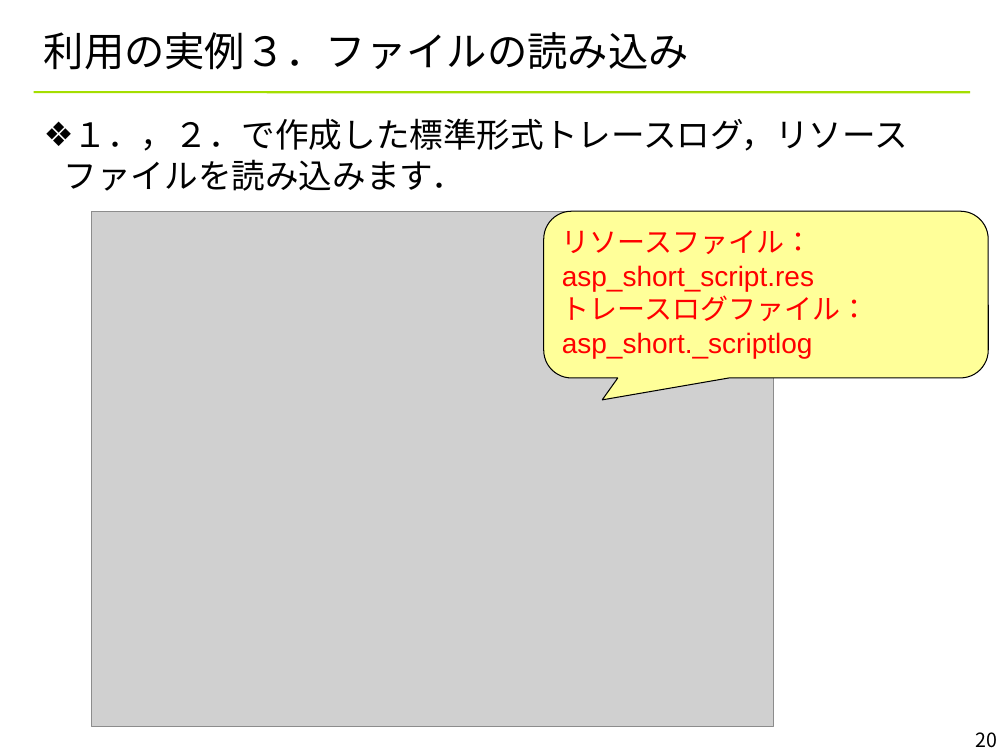
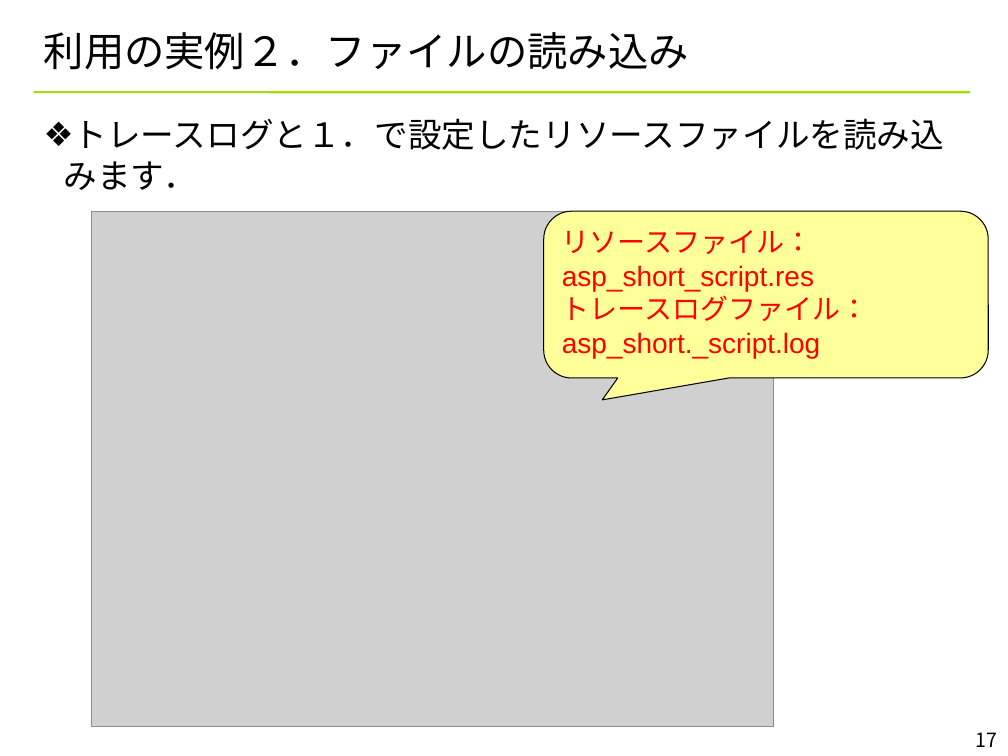
Before and after one commit to YixiaoLi/tlv4mc, a slide deck: slide 17 of doc/converter_manual.pptx (slide 20 before the commit). Drawn at 1008x756 pixels with LibreOffice and Linux fonts; fonts in the diff are those of the drawing; grey boxes stand for pictures; background and template pictures are left out. Boxes give left, top, right and bottom in pixels: in the first picture for what was removed or moved away, otherwise in the second. Text is boxed around its words. In the diff, an @@ line names an element or a change of style, - is before the commit and + after.

```diff
--- a/doc/converter_manual.pptx
+++ b/doc/converter_manual.pptx
@@ title at box(44, 32, 689, 70): text changed @@
-利用の実例３．ファイルの読み込み
+利用の実例２．ファイルの読み込み
@@ text at box(64, 118, 944, 190): text changed @@
-❖ １．，２．で作成した標準形式トレースログ，リソースファイルを読み込みます．
+❖ トレースログと１．で設定したリソースファイルを読み込みます．
@@ text in rounded speech box at box(562, 291, 869, 358): text changed @@
-トレースログファイル：
-asp_short._scriptlog
+トレースログファイル：
+asp_short._script.log
@@ page number at box(976, 732, 998, 747): text changed @@
-20
+17
```
Also in this commit, not shown: 10 other slides changed, 2 slides added, 2 slides removed.
